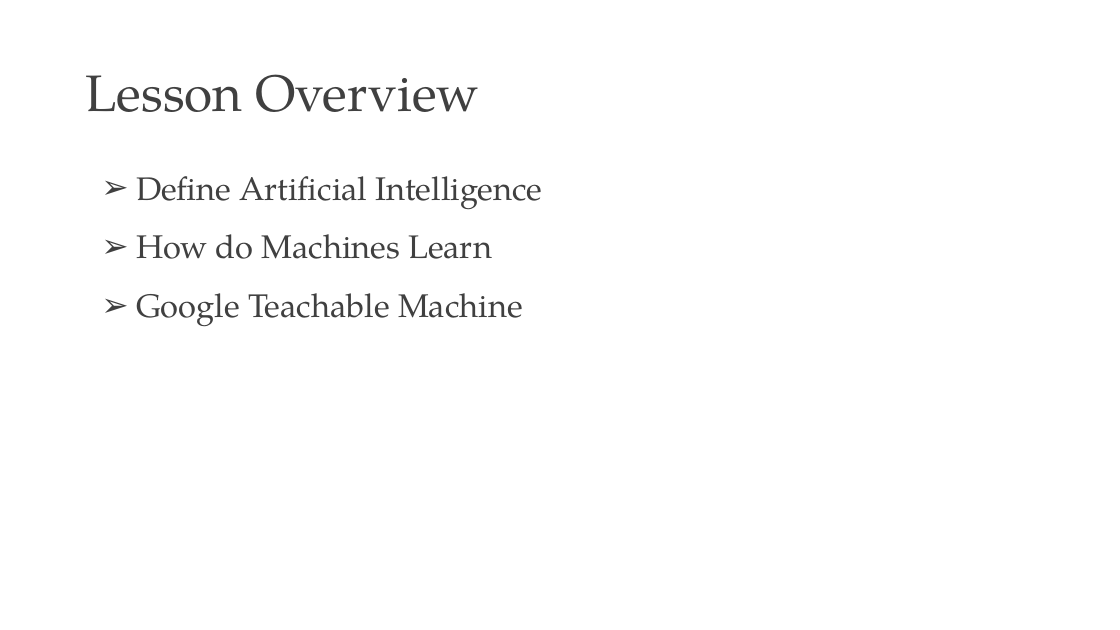
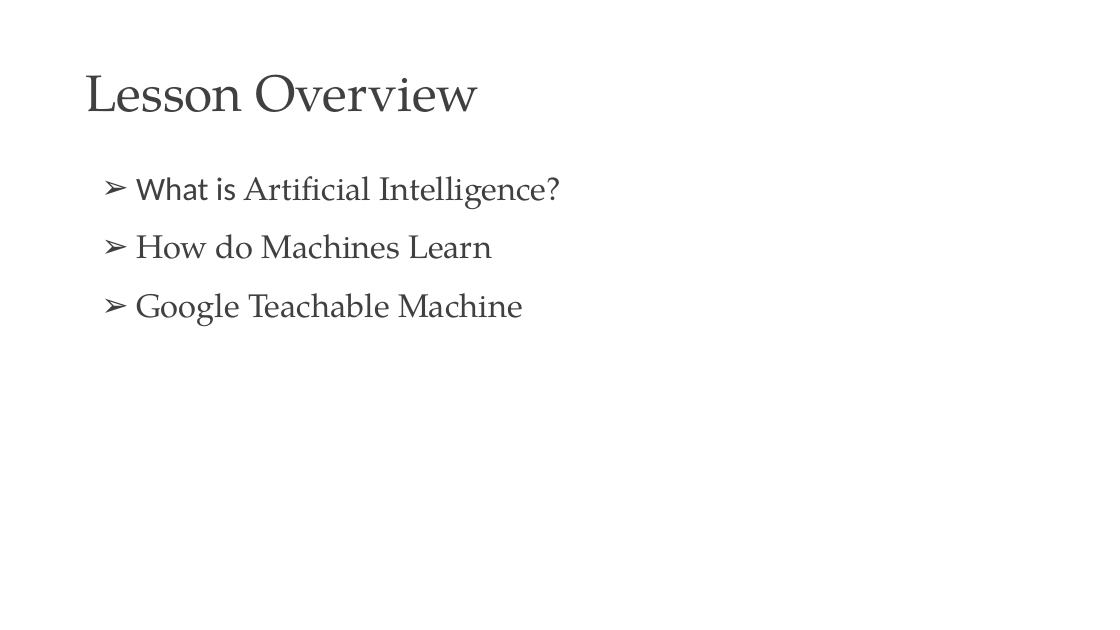
Before and after one commit to PracticumAI/what_is_ai, a slide deck: slide 2 of presentations/02.1_ai_intro.pptx. Drawn at 1120x630 pixels with LibreOffice and Linux fonts; fonts in the diff are those of the drawing. Boxes give left, top, right and bottom in pixels: in the first picture for what was removed or moved away, otherwise in the second. Text is boxed around its words. In the diff, an @@ line names an element or a change of style, - is before the commit and + after.

```diff
--- a/presentations/02.1_ai_intro.pptx
+++ b/presentations/02.1_ai_intro.pptx
@@ text at (x1=136, y1=176, x2=560, y2=210): text changed @@
-➢ Define Artificial Intelligence
+➢ What is Artificial Intelligence?
```
Also in this commit, not shown: 5 other slides changed, 2 slides added, 2 slides removed, 2 other files.
